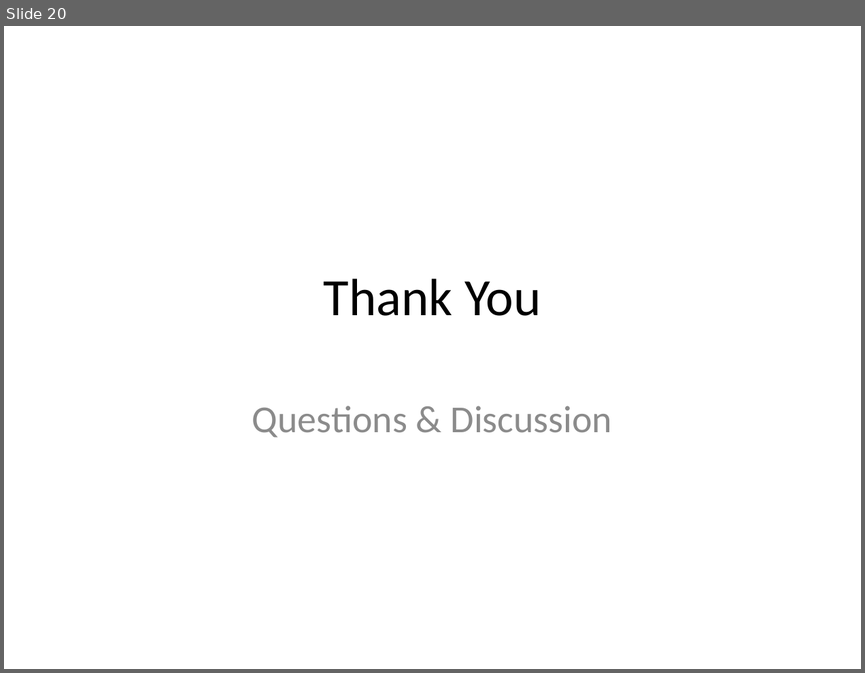
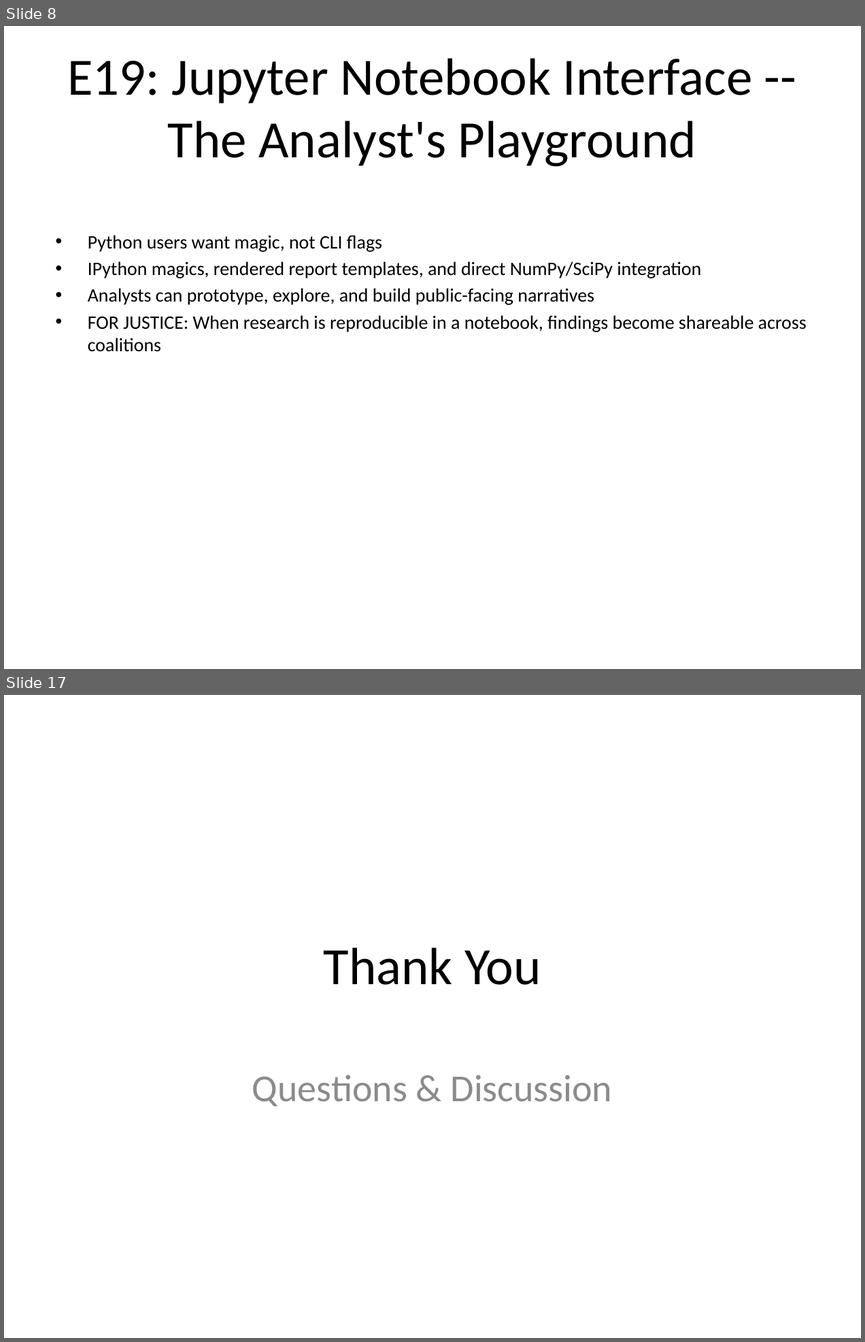
Before and after one commit to elijah/akashic-civics, a slide deck: presentation/akashic_civics_presentation.pptx. Shown one above the other, each under a label of ours: slide 20 before the commit, slides 8 and 17 after it; the slides between them are not shown. The pictures are 865x673 and 865x1342 pixels, drawn with LibreOffice and Linux fonts; fonts in the diff are those of the drawing. Boxes give left, top, right and bottom in pixels: in the first picture for what was removed or moved away, otherwise in the second. Text is boxed around its words. In the diff, an @@ line names an element or a change of style, - is before the commit and + after.

Commit message:
Revise presentation: restructure narrative around civic democracy arc (measurement -> accountability -> reform)

```diff
--- a/presentation/akashic_civics_presentation.pptx
+++ b/presentation/akashic_civics_presentation.pptx
@@ slide 8 added at box(4, 26, 861, 669), background #FFFFFF @@
@@ title added at box(67, 58, 753, 167), 44 pt, text #000000 @@
+E19: Jupyter Notebook Interface -- The Analyst's Playground
@@ text added at box(88, 235, 806, 352), 16 pt, text #000000 @@
+• Python users want magic, not CLI flags
+• IPython magics, rendered report templates, and direct NumPy/SciPy integration
+• Analysts can prototype, explore, and build public-facing narratives
+• FOR JUSTICE: When research is reproducible in a notebook, findings become shareable across coalitions
@@ what was slide 20 is now slide 17 @@
```
Also in this commit, not shown: 12 slides changed, 4 other slides added, 8 slides removed, 2 other files.
